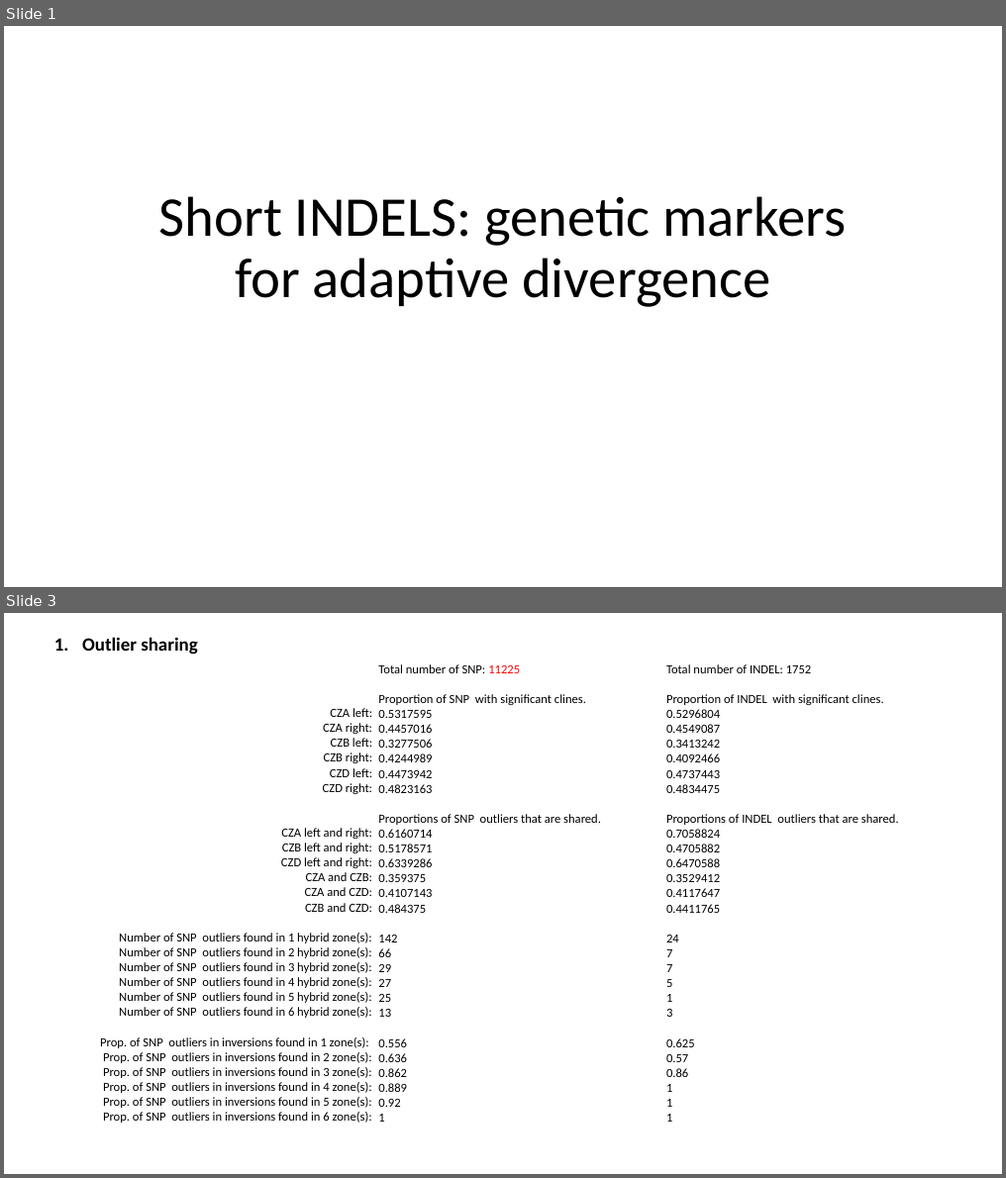
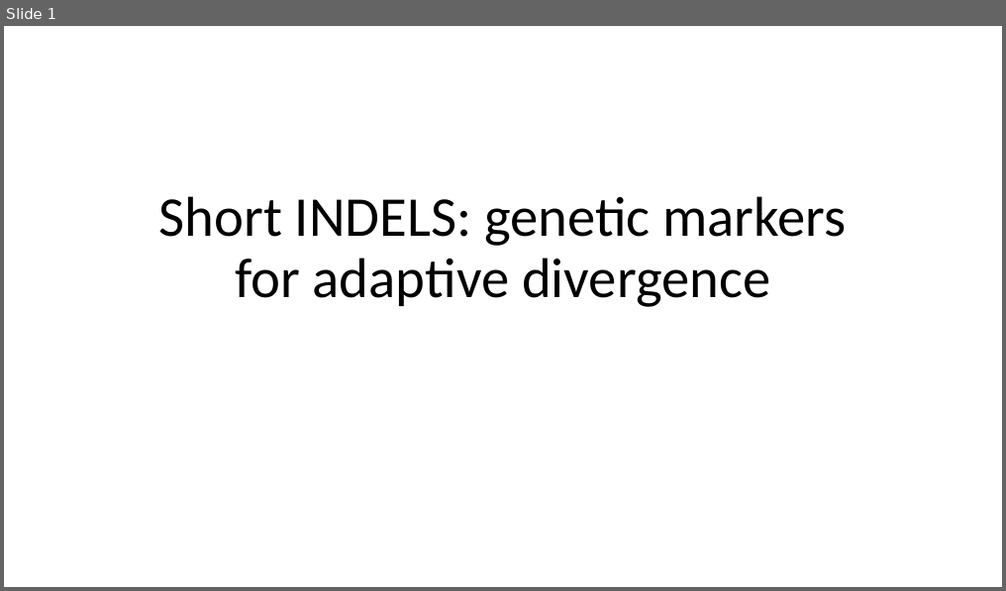
Before and after one commit to sam0per/Littorina_saxatilis_short_variants, a slide deck: short_genetic_variants/docs/short_indels_v02.pptx. Shown one above the other, each under a label of ours: slides 1 and 3 before the commit, slide 1 after it; the slides between them are not shown. The pictures are 1006x1178 and 1006x591 pixels, drawn with LibreOffice and Linux fonts; fonts in the diff are those of the drawing. Boxes give left, top, right and bottom in pixels: in the first picture for what was removed or moved away, otherwise in the second. Text is boxed around its words. In the diff, an @@ line names an element or a change of style, - is before the commit and + after.

Commit message:
inversions and without inversions

```diff
--- a/short_genetic_variants/docs/short_indels_v02.pptx
+++ b/short_genetic_variants/docs/short_indels_v02.pptx
@@ slide 3 removed at <box>4,613,1002,1174</box>, background #FFFFFF @@
@@ text removed at <box>82,637,197,655</box> @@
-1. Outlier sharing
@@ text removed at <box>378,664,601,1122</box> @@
-Total number of SNP: 11225
-Proportion of SNP with significant clines.
-0.5317595
-0.4457016
-0.3277506
-0.4244989
-0.4473942
-0.4823163
-Proportions of SNP outliers that are shared.
-0.6160714
-0.5178571
-0.6339286
-0.359375
-0.4107143
-0.484375
-142
-66
-29
-27
-25
-13
-0.556
-0.636
-0.862
-0.889
-0.92
-1
@@ text removed at <box>666,664,899,1122</box> @@
-Total number of INDEL: 1752
-Proportion of INDEL with significant clines.
-0.5296804
-0.4549087
-0.3413242
-0.4092466
-0.4737443
-0.4834475
-Proportions of INDEL outliers that are shared.
-0.7058824
-0.4705882
-0.6470588
-0.3529412
-0.4117647
-0.4411765
-24
-7
-7
-5
-1
-3
-0.625
-0.57
-0.86
-1
-1
-1
@@ text removed at <box>100,708,372,1123</box> @@
-CZA left:
-CZA right:
-CZB left:
-CZB right:
-CZD left:
-CZD right:
-CZA left and right:
-CZB left and right:
-CZD left and right:
-CZA and CZB:
-CZA and CZD:
-CZB and CZD:
-Number of SNP outliers found in 1 hybrid zone(s):
-Number of SNP outliers found in 2 hybrid zone(s):
-Number of SNP outliers found in 3 hybrid zone(s):
-Number of SNP outliers found in 4 hybrid zone(s):
-Number of SNP outliers found in 5 hybrid zone(s):
-Number of SNP outliers found in 6 hybrid zone(s):
-Prop. of SNP outliers in inversions found in 1 zone(s):
-Prop. of SNP outliers in inversions found in 2 zone(s):
-Prop. of SNP outliers in inversions found in 3 zone(s):
-Prop. of SNP outliers in inversions found in 4 zone(s):
-Prop. of SNP outliers in inversions found in 5 zone(s):
-Prop. of SNP outliers in inversions found in 6 zone(s):
```
Also in this commit, not shown: 5 slides changed, 5 slides added, 9 other slides removed, 6 other files.
